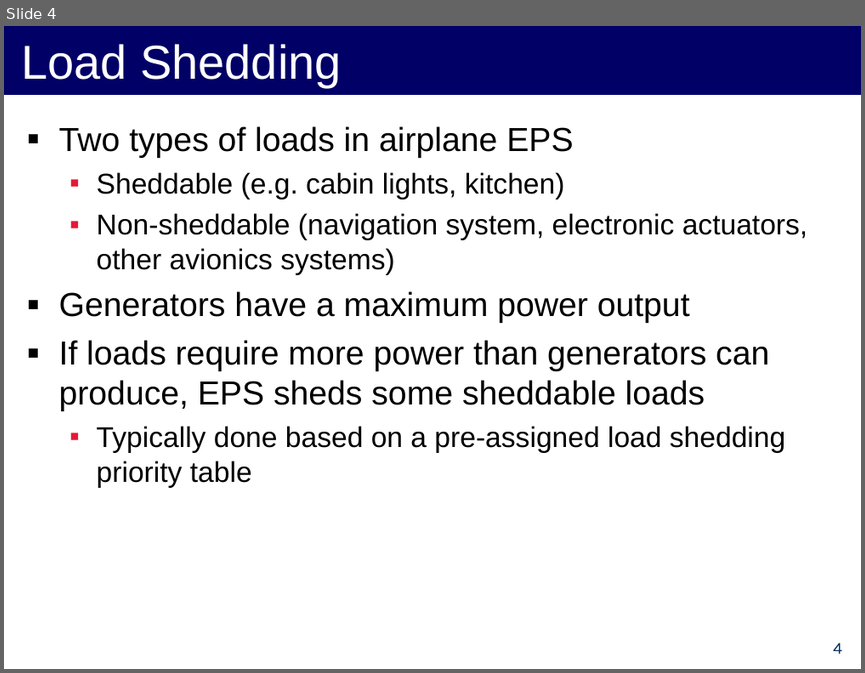
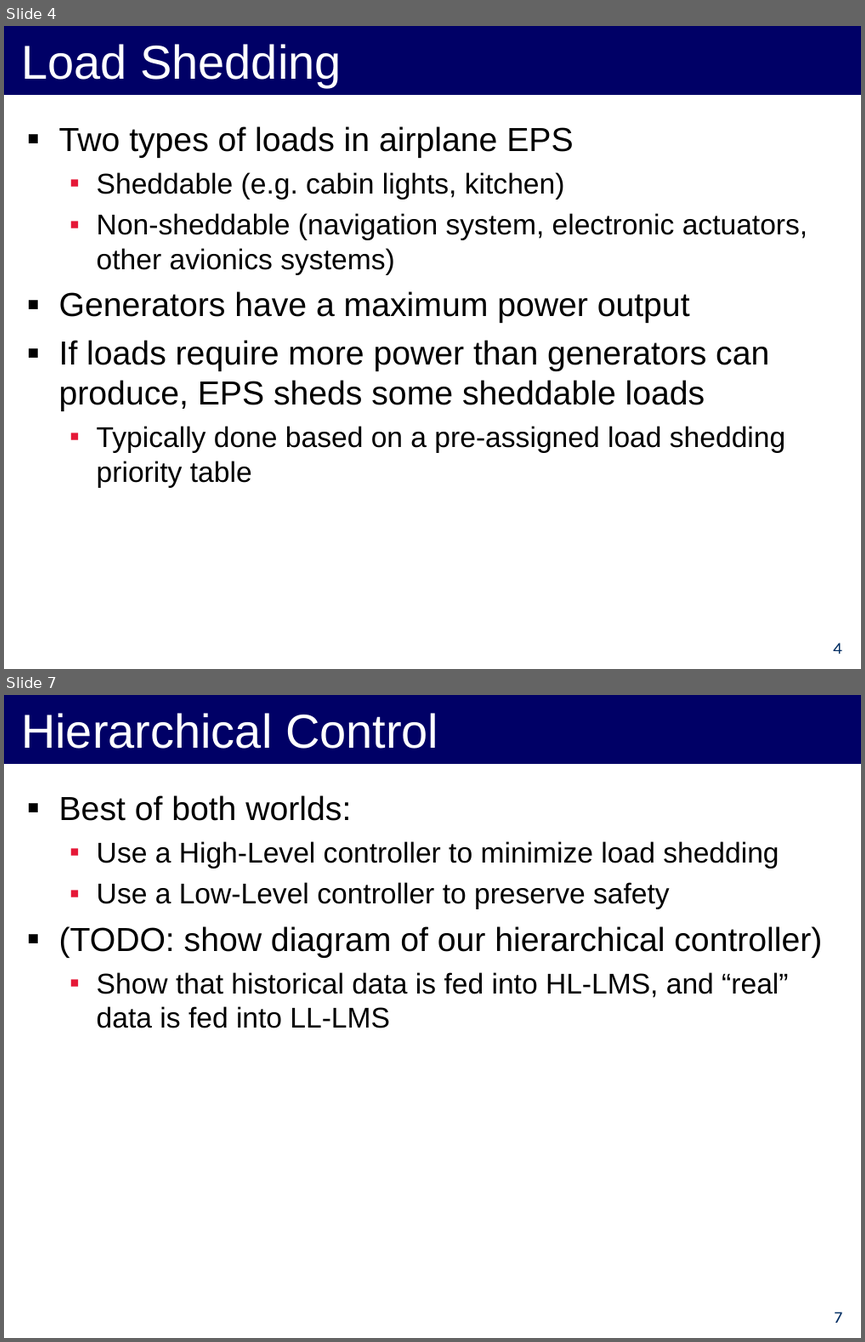
Before and after one commit to forresti/optimal_load_management, a slide deck: project/12-3-12_Presentation.ppt. Shown one above the other, each under a label of ours: slide 4 before the commit, slides 4 and 7 after it; the slides between them are not shown. The pictures are 865x673 and 865x1342 pixels, drawn with LibreOffice and Linux fonts; fonts in the diff are those of the drawing. Boxes give left, top, right and bottom in pixels: in the first picture for what was removed or moved away, otherwise in the second. Text is boxed around its words. In the diff, an @@ line names an element or a change of style, - is before the commit and + after.

```diff
--- a/project/12-3-12_Presentation.ppt
+++ b/project/12-3-12_Presentation.ppt
@@ slide 7 added at <box>4,695,861,1338</box>, background #FFFFFF @@
@@ title added at <box>4,695,861,764</box>, fill #000066, 40 pt, text #FFFFFF @@
+Hierarchical Control
@@ text added at <box>59,795,822,1028</box>, 24 pt, text #000000 @@
+▪ Best of both worlds:
+  ▪ Use a High-Level controller to minimize load shedding
+  ▪ Use a Low-Level controller to preserve safety
+▪ (TODO: show diagram of our hierarchical controller)
+  ▪ Show that historical data is fed into HL-LMS, and “real” data is fed into LL-LMS
@@ page number added at <box>834,1311,842,1322</box>, 14 pt, text #002D62 @@
+7
```
Also in this commit, not shown: 1 slide changed, 10 other slides added.
